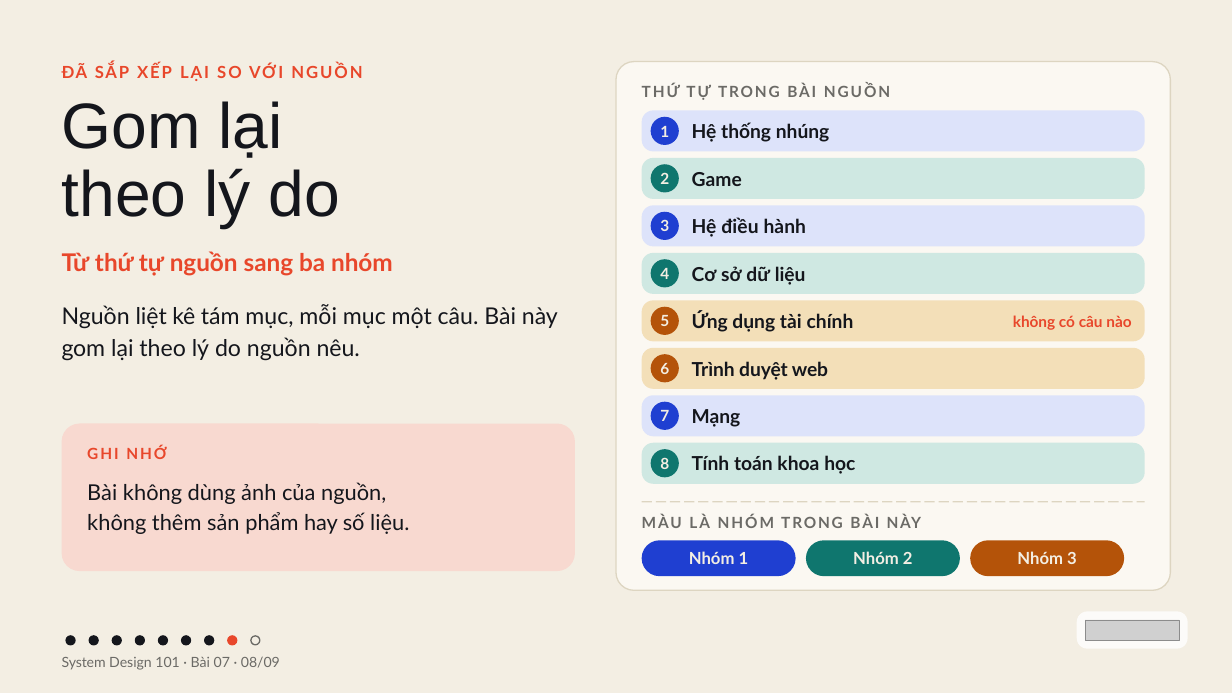
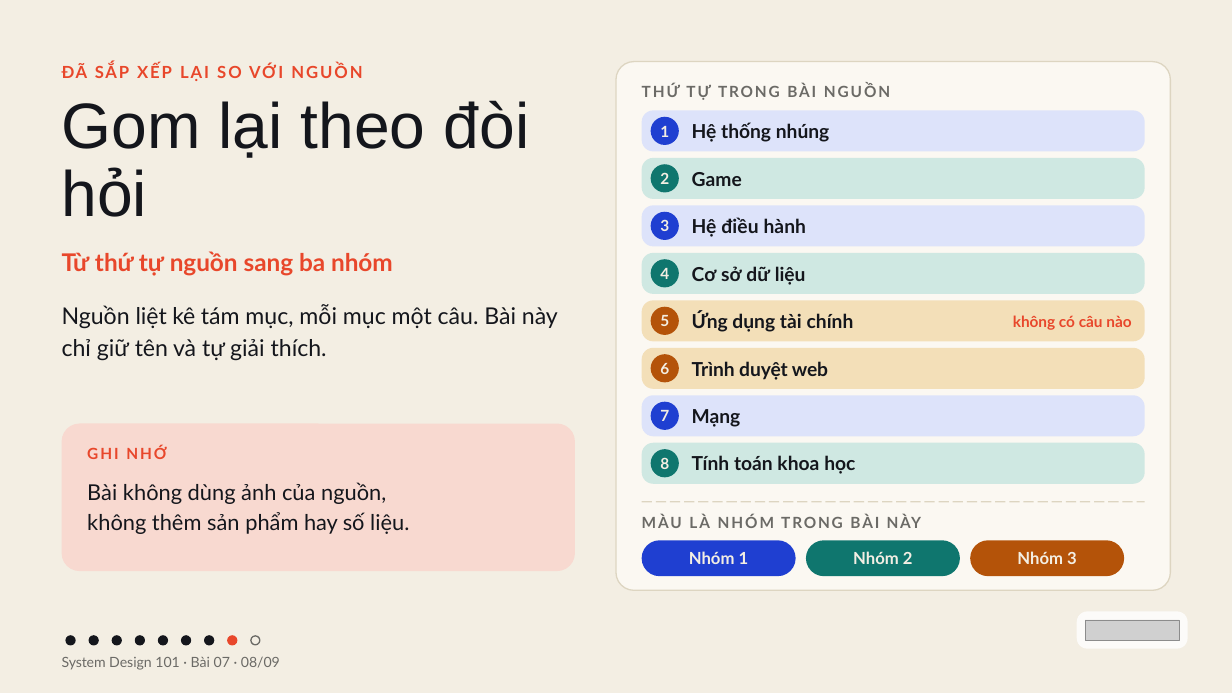
Before and after one commit to vohoailinh90/tool-marketing-studio, a slide deck: slide 8 of system-design-101/vi/lessons/sd-10-007/slides/sd-10-007.pptx. Drawn at 1232x693 pixels with LibreOffice and Linux fonts; fonts in the diff are those of the drawing; grey boxes stand for pictures. Boxes give left, top, right and bottom in pixels: in the first picture for what was removed or moved away, otherwise in the second. Text is boxed around its words. In the diff, an @@ line names an element or a change of style, - is before the commit and + after.

```diff
--- a/system-design-101/vi/lessons/sd-10-007/slides/sd-10-007.pptx
+++ b/system-design-101/vi/lessons/sd-10-007/slides/sd-10-007.pptx
@@ text at (x1=62, y1=100, x2=529, y2=217): text changed @@
-Gom lại
-theo lý do
+Gom lại theo đòi hỏi
@@ text at (x1=62, y1=304, x2=558, y2=361): text changed @@
-Nguồn liệt kê tám mục, mỗi mục một câu. Bài này gom lại theo lý do nguồn nêu.
+Nguồn liệt kê tám mục, mỗi mục một câu. Bài này chỉ giữ tên và tự giải thích.
```
Also in this commit, not shown: 8 other slides changed, 4 other files.
